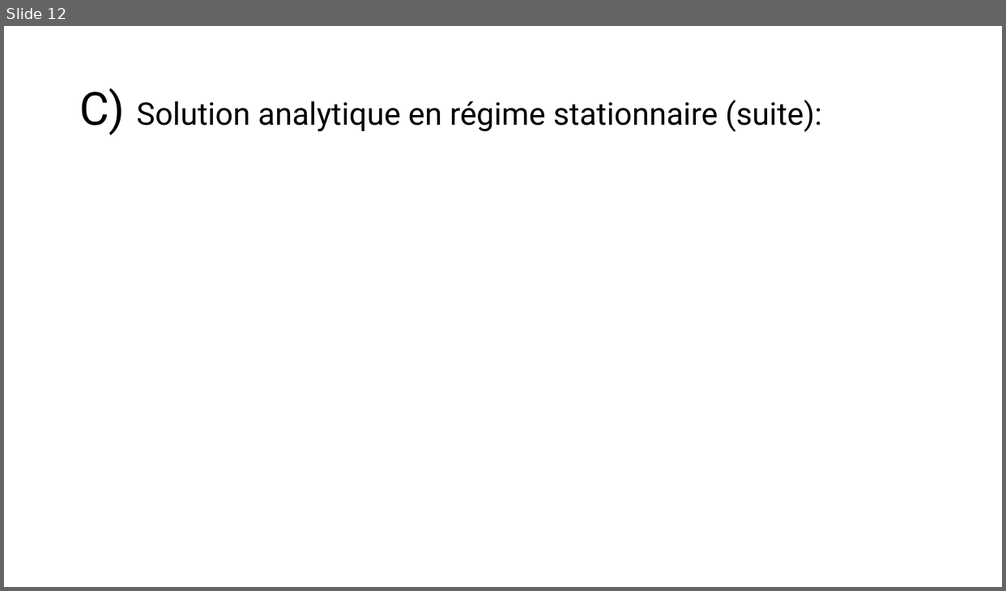
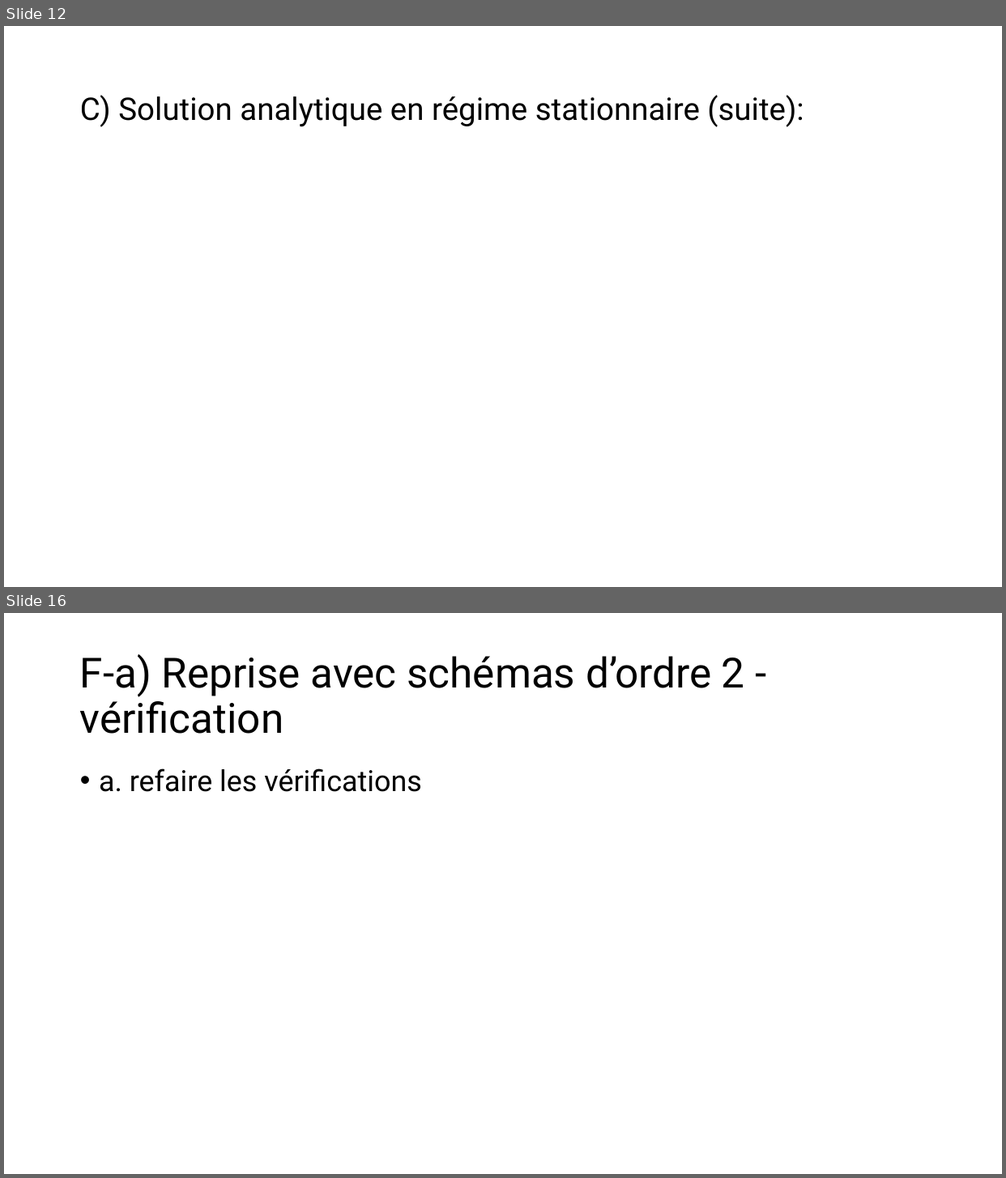
Before and after one commit to mehdibendaya/MEC8211-DEV1, a slide deck: Devoir_1.pptx. Shown one above the other, each under a label of ours: slide 12 before the commit, slides 12 and 16 after it; the slides between them are not shown. The pictures are 1006x591 and 1006x1178 pixels, drawn with LibreOffice and Linux fonts; fonts in the diff are those of the drawing; grey boxes stand for pictures. Boxes give left, top, right and bottom in pixels: in the first picture for what was removed or moved away, otherwise in the second. Text is boxed around its words. In the diff, an @@ line names an element or a change of style, - is before the commit and + after.

```diff
--- a/Devoir_1.pptx
+++ b/Devoir_1.pptx
@@ slide 16 added at bbox=[4, 613, 1002, 1174], background #FFFFFF @@
@@ title added at bbox=[80, 654, 745, 734], 40 pt, text #000000 @@
+F-a) Reprise avec schémas d’ordre 2 - vérification
@@ text added at bbox=[99, 769, 422, 792], 28 pt, text #000000 @@
+• a. refaire les vérifications
@@ slide 12 changed as well @@
@@ title "C) Solution analytique en régime ..." at bbox=[80, 95, 803, 127]: size 44 to 30 pt in "C)" @@
```
Also in this commit, not shown: 11 other slides changed, 5 other slides added.
